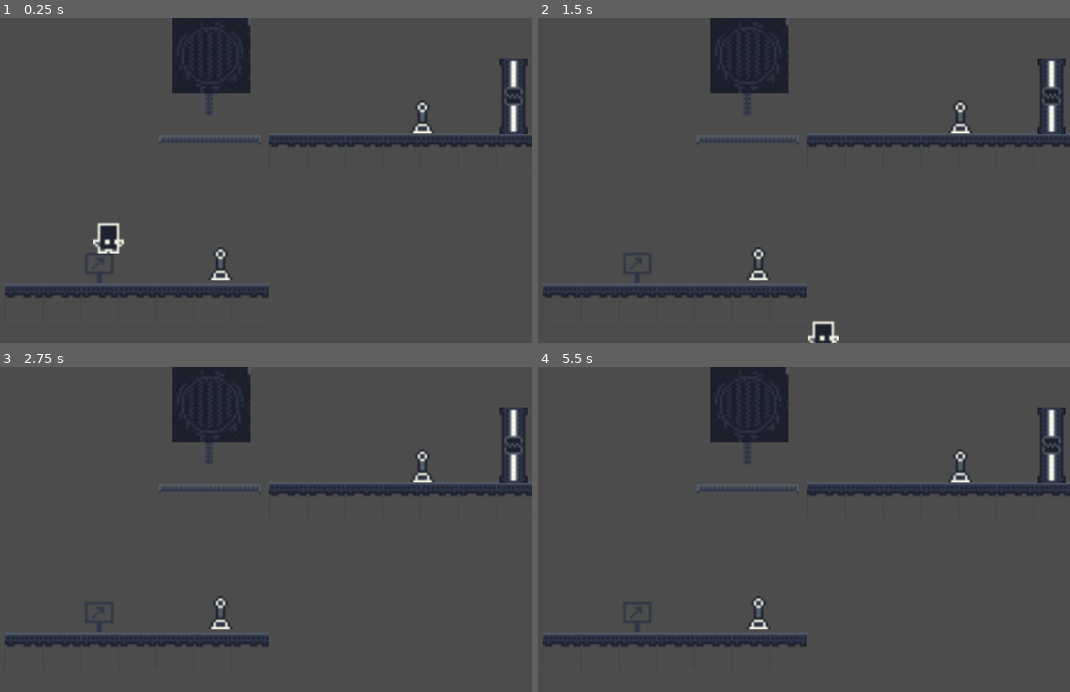
Above: before the commit, frames 1-4 (two rows, left to right).
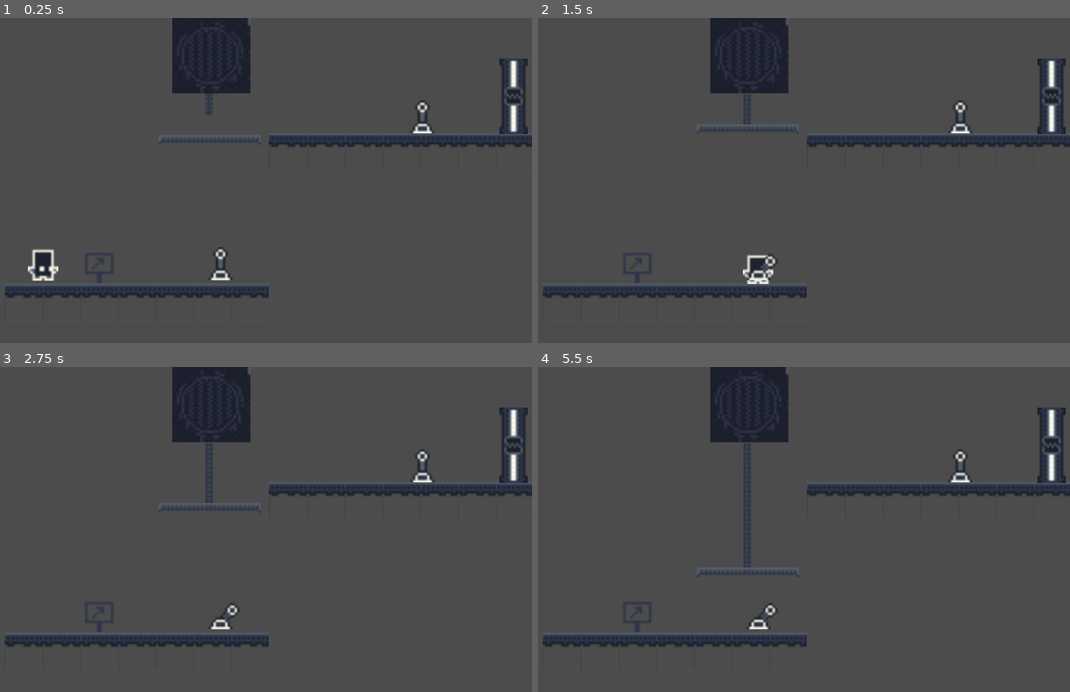
Above: after the commit, the same moments.

Repository: JuanG10/minion3
Game: Godot game, scene res://escenas/niveles/Tutorial_mecanicas_basicas.tscn
The game is run twice, just before and just after one commit, with the same random seed, the same clock (stepped at 60 frames per second) and the same inputs.
Inputs:
- Up to frame 1 (0.25 s): no input
- Up to frame 2 (1.5 s): tap Enter at 0.5 s; hold Right (ui_right) 0.53-1.28 s; tap Space (Impulso) at 0.6 s; hold Down (ui_down) from 1.28 s (still down); tap B (Accionar_palanca) at 1.35 s
- Up to frame 3 (2.75 s): tap Space (Impulso) at 1.55, 2.1 s; release Down (ui_down) at 2.03 s; hold Right (ui_right) from 2.03 s (still down)
- Up to frame 4 (5.5 s): release Right (ui_right) at 2.78 s; hold Up (ui_up) 2.78-3.53 s; tap Space (Impulso) at 2.85, 3.8, 4.35, 5, 5.1 s; hold Left (ui_left) 3.53-5.03 s; tap B (Accionar_palanca) at 3.6 s; hold Down (ui_down) from 5.03 s (still down)

The runs differ from the first frame. In frame 1, 0.8% of the frame differs, in the area x 5-24%, y 62-81%; in frame 2, 1.0%, in the area x 29-57%, y 23-100%; in frame 3, 0.5%; in frame 4, 0.7%.

Commit message:
avancesConLaPlataformaYLaPalanca

Diff:
--- a/escenas/niveles/Nivel simple.tscn
+++ b/escenas/niveles/Nivel simple.tscn
@@ -379,10 +379,10 @@
 zoom = Vector2( 0.4, 0.5 )
 
 [node name="Jugador" parent="." instance=ExtResource( 7 )]
-position = Vector2( 25.7471, -27.88 )
+position = Vector2( 21.257, -11.6041 )
 
 [node name="Robot" parent="." instance=ExtResource( 8 )]
-position = Vector2( 28.712, -139.221 )
+position = Vector2( 51.1612, -138.66 )
 id = 1
 
 [node name="Robot_station" parent="." instance=ExtResource( 2 )]
--- a/escenas/niveles/Tutorial clones.tscn
+++ b/escenas/niveles/Tutorial clones.tscn
@@ -335,9 +335,9 @@
 [node name="Main" type="Node"]
 
 [node name="Camera2D" type="Camera2D" parent="."]
-position = Vector2( 153.053, -18.2025 )
+position = Vector2( 155.053, -22.7025 )
 current = true
-zoom = Vector2( 0.25, 0.25 )
+zoom = Vector2( 0.25, 0.24 )
 
 [node name="TileMap" type="TileMap" parent="."]
 position = Vector2( 43, 38 )
@@ -351,6 +351,8 @@
 
 [node name="Jugador" parent="." instance=ExtResource( 2 )]
 position = Vector2( 57.1949, 28.9727 )
+collision_layer = 3
+collision_mask = 3
 
 [node name="Robot" parent="." instance=ExtResource( 3 )]
 position = Vector2( 65.8701, -69.4053 )
--- a/escenas/niveles/Tutorial_mecanicas_basicas.tscn
+++ b/escenas/niveles/Tutorial_mecanicas_basicas.tscn
@@ -347,7 +347,7 @@
 zoom = Vector2( 0.23, 0.23 )
 
 [node name="Jugador" parent="." instance=ExtResource( 2 )]
-position = Vector2( 44.3864, -23.8898 )
+position = Vector2( 16.6368, -12.5377 )
 
 [node name="Palanca" parent="." instance=ExtResource( 6 )]
 position = Vector2( 92.0452, -8.77631 )
@@ -355,7 +355,6 @@
 
 [node name="CadenaYGancho" parent="." instance=ExtResource( 3 )]
 position = Vector2( 88.588, -67.0143 )
-limite_bajada = 450
 
 [node name="Palanca 2" parent="." instance=ExtResource( 6 )]
 position = Vector2( 177.57, -71.1156 )
--- a/escenas/objetos/CadenaYGancho.tscn
+++ b/escenas/objetos/CadenaYGancho.tscn
@@ -6,6 +6,7 @@
 [ext_resource path="res://sprites/Caja.jpg" type="Texture" id=4]
 [ext_resource path="res://scripts/Gancho.gd" type="Script" id=5]
 [ext_resource path="res://scripts/CadenaYGancho.gd" type="Script" id=6]
+[ext_resource path="res://scripts/RayCast2D.gd" type="Script" id=7]
 
 [sub_resource type="RectangleShape2D" id=1]
 extents = Vector2( 20.9434, 1.76563 )
@@ -33,6 +34,13 @@
 position = Vector2( -2.45562, -0.437607 )
 shape = SubResource( 1 )
 
+[node name="RayCast2D" type="RayCast2D" parent="Cadena_plataforma_spr/Plataforma_body"]
+position = Vector2( -2.29934, -2.31091 )
+rotation = 3.14159
+scale = Vector2( 4, 0.06 )
+enabled = true
+script = ExtResource( 7 )
+
 [node name="Base_Cadena" type="Sprite" parent="."]
 position = Vector2( -0.529724, -29.665 )
 texture = ExtResource( 4 )
--- a/project.godot
+++ b/project.godot
@@ -24,21 +24,6 @@
 
 [input]
 
-bajar_cadena={
-"deadzone": 0.5,
-"events": [ Object(InputEventKey,"resource_local_to_scene":false,"resource_name":"","device":0,"alt":false,"shift":false,"control":false,"meta":false,"command":false,"pressed":false,"scancode":88,"unicode":0,"echo":false,"script":null)
- ]
-}
-subir_cadena={
-"deadzone": 0.5,
-"events": [ Object(InputEventKey,"resource_local_to_scene":false,"resource_name":"","device":0,"alt":false,"shift":false,"control":false,"meta":false,"command":false,"pressed":false,"scancode":90,"unicode":0,"echo":false,"script":null)
- ]
-}
-abrir_puerta={
-"deadzone": 0.5,
-"events": [ Object(InputEventKey,"resource_local_to_scene":false,"resource_name":"","device":0,"alt":false,"shift":false,"control":false,"meta":false,"command":false,"pressed":false,"scancode":86,"unicode":0,"echo":false,"script":null)
- ]
-}
 Accionar_palanca={
 "deadzone": 0.5,
 "events": [ Object(InputEventKey,"resource_local_to_scene":false,"resource_name":"","device":0,"alt":false,"shift":false,"control":false,"meta":false,"command":false,"pressed":false,"scancode":66,"unicode":0,"echo":false,"script":null)
--- a/scripts/Cadena.gd
+++ b/scripts/Cadena.gd
@@ -8,20 +8,18 @@
 
 var activado
 
-var limite_bajada = 0
+var puede_subir = false
 
-var limite_subida = 0
+var cant_bajada:int = 0
 
 func _physics_process(delta):
 	aceleracion = velocidad * delta
-	if activado && limite_bajada > 0:
+	if activado && !puede_subir:
+		cant_bajada += 1
 		movimiento_cadena(10)
-		limite_bajada -= 1
-		limite_subida += 1
-	elif !activado && limite_subida > 0:
+	elif !activado && cant_bajada > 0 && puede_subir:
+		cant_bajada -= 1
 		movimiento_cadena(-10)
-		limite_subida -=1
-		limite_bajada +=1
 
 
 func movimiento_cadena(n):
@@ -29,13 +27,9 @@
 	set_offset(Vector2(get_offset().x,aceleracion / 2))
 	velocidad += n
 
-func set_limite_bajada(limite:int)->void:
-	if limite_bajada == 0 && limite_subida == 0:
-		limite_bajada = limite
-
-
 func activar():
 	activado    = true
+	puede_subir = false
 
 func  desactivar():
 	activado    = false
--- a/scripts/CadenaYGancho.gd
+++ b/scripts/CadenaYGancho.gd
@@ -1,10 +1,8 @@
 extends Node2D
 
 onready var cadena = $Cadena
-export (int) var limite_bajada
 
 func activar():
-	cadena.set_limite_bajada(limite_bajada)
 	cadena.activar()
 
 
--- /dev/null
+++ b/scripts/RayCast2D.gd
@@ -0,0 +1,7 @@
+extends RayCast2D
+
+onready var cadena = get_parent().get_parent().get_parent().get_node("Cadena")
+
+func _physics_process(delta):
+	if get_collider() != null && get_collider().get_class() == "TileMap":
+		cadena.puede_subir = true
--- a/scripts/jugador.gd
+++ b/scripts/jugador.gd
@@ -33,9 +33,7 @@
 	velocity.y += SPEED * delta
 	_get_input()
 	move_and_slide(velocity,Vector2(0,-1))
-	print(impulso)
 	if(Input.is_action_just_pressed("Impulso")) && impulso:
-			print("entra?")
 			velocity.y = -vel_salto
 			plataforma_de_salto.cambiar_frame()
 			impulso = false
Not shown: 1 places in escenas/objetos/CadenaYGancho.tscn that only renumber resources
